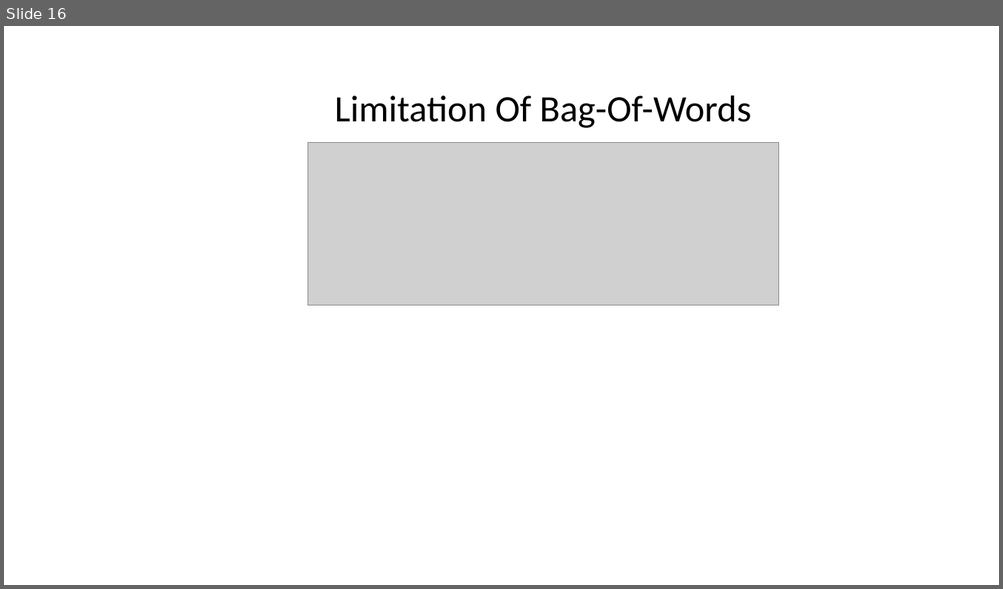
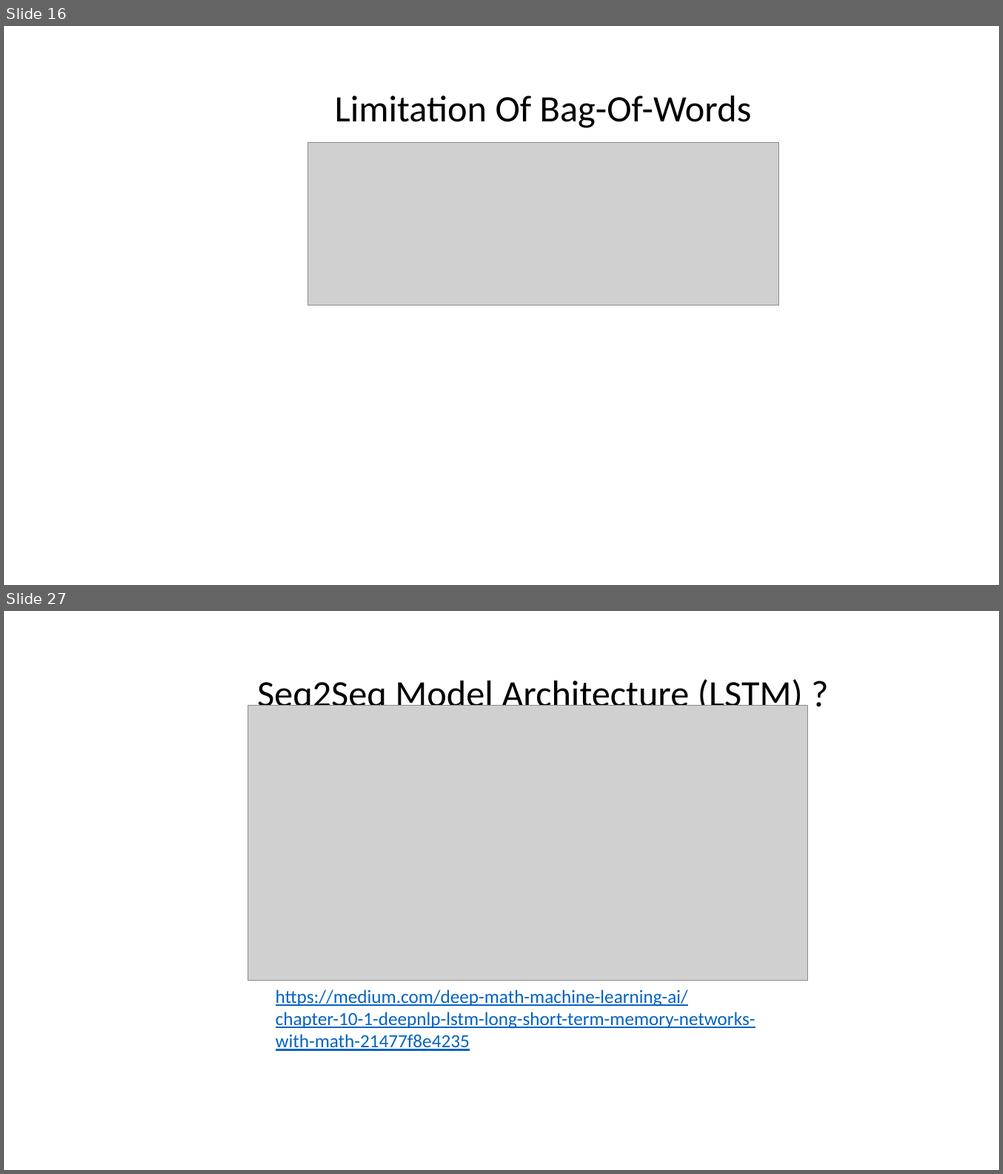
Before and after one commit to AvinashTiwari/Artifical-intelligence, a slide deck: 16_Nlp/NLP.pptx. Shown one above the other, each under a label of ours: slide 16 before the commit, slides 16 and 27 after it; the slides between them are not shown. The pictures are 1003x589 and 1003x1174 pixels, drawn with LibreOffice and Linux fonts; fonts in the diff are those of the drawing; grey boxes stand for pictures. Boxes give left, top, right and bottom in pixels: in the first picture for what was removed or moved away, otherwise in the second. Text is boxed around its words. In the diff, an @@ line names an element or a change of style, - is before the commit and + after.

```diff
--- a/16_Nlp/NLP.pptx
+++ b/16_Nlp/NLP.pptx
@@ slide 27 added at [4, 611, 999, 1170], background #FFFFFF @@
@@ title added at [257, 679, 802, 715], 36 pt, text #000000 @@
+Seq2Seq Model Architecture (LSTM) ?
@@ picture added at [248, 706, 808, 981] @@
@@ text added at [276, 990, 755, 1051], 18 pt, text #0563C1, underline @@
+https://medium.com/deep-math-machine-learning-ai/chapter-10-1-deepnlp-lstm-long-short-term-memory-networks-with-math-21477f8e4235
```
Also in this commit, not shown: 16 other slides added.
